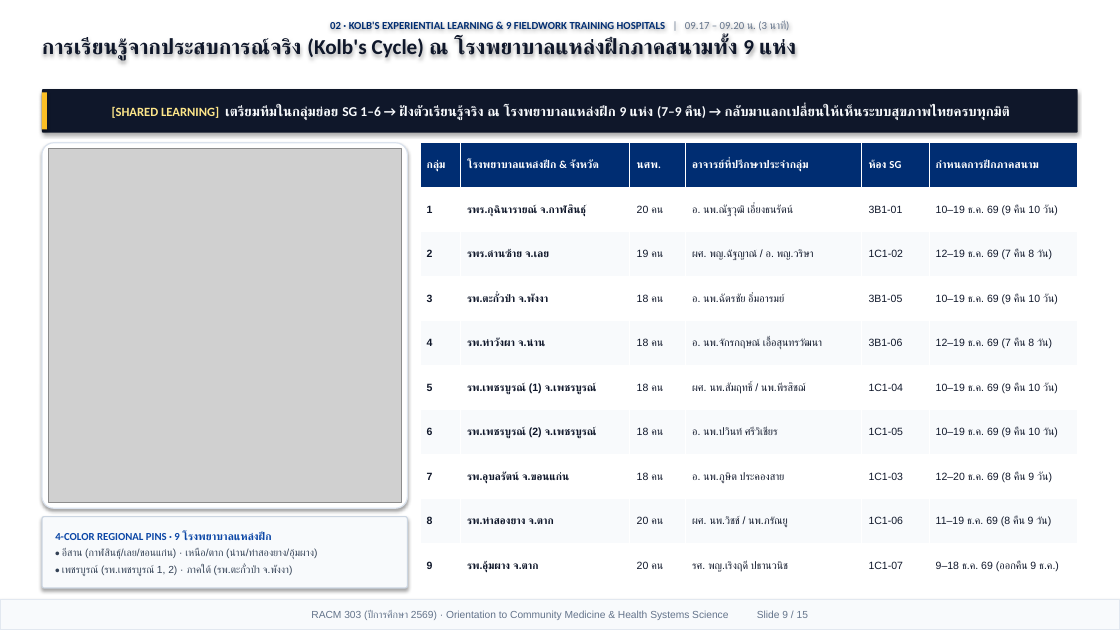
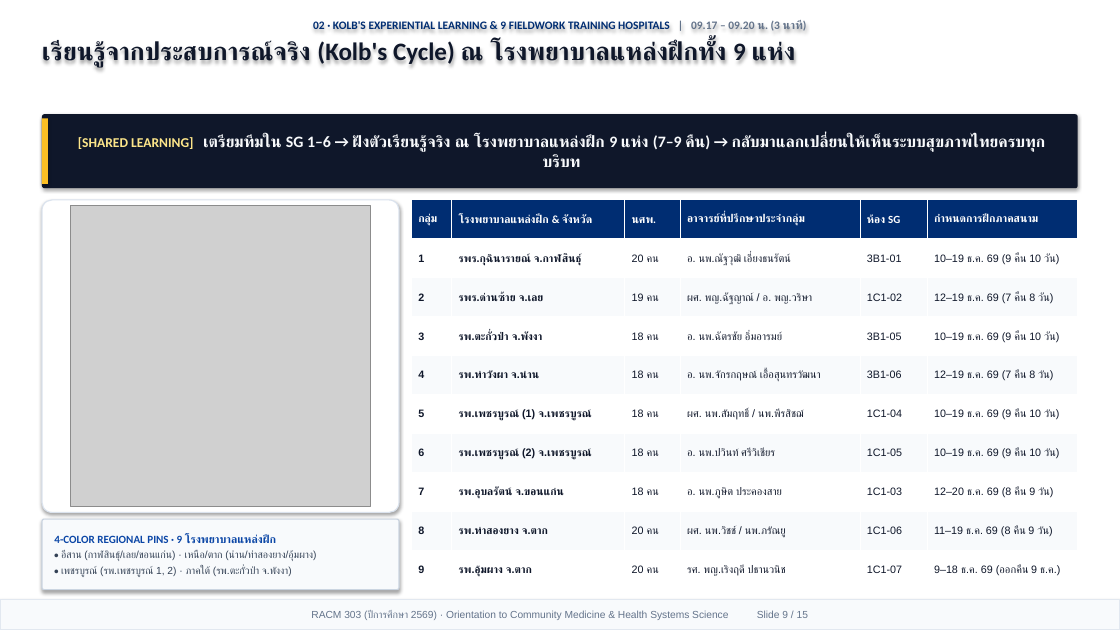
Before and after one commit to smartwoo/racm303-2569, a slide deck: slide 9 of exports/pptx/RACM303_2569_Orientation_Slides.pptx. Drawn at 1120x630 pixels with LibreOffice and Linux fonts; fonts in the diff are those of the drawing; grey boxes stand for pictures. Boxes give left, top, right and bottom in pixels: in the first picture for what was removed or moved away, otherwise in the second. Text is boxed around its words. In the diff, an @@ line names an element or a change of style, - is before the commit and + after.

Commit message:
feat(orientation): Apple Keynote 1/3 header + 2/3 Bento deck, HD original HSS figures with citations, and 6-form-factor responsive design

```diff
--- a/exports/pptx/RACM303_2569_Orientation_Slides.pptx
+++ b/exports/pptx/RACM303_2569_Orientation_Slides.pptx
@@ text at [313,20,807,30]: size 9.2 to 9.8 pt in "02 · KOLB'S EXPERIENTIAL LEARNING & 9 ..."; bold on in "| 09.17 – 09.20 น. (3 นาที)"; more space between paragraphs @@
@@ text at [42,41,796,67]: text changed; size 18.2 to 21.5 pt @@
-การเรียนรู้จากประสบการณ์จริง (Kolb's Cycle) ณ โรงพยาบาลแหล่งฝึกภาคสนามทั้ง 9 แห่ง
+เรียนรู้จากประสบการณ์จริง (Kolb's Cycle) ณ โรงพยาบาลแหล่งฝึกทั้ง 9 แห่ง
@@ rounded rectangle "[SHARED LEARNING] เตรียมทีมใน SG 1–6 ...": place and size @@
-rounded rectangle "[SHARED LEARNING] เตรียมทีมใน SG 1–6 ..." at [42,89,1078,133]
+rounded rectangle "[SHARED LEARNING] เตรียมทีมใน SG 1–6 ..." at [42,114,1078,188]
@@ rectangle: place and size @@
-rectangle at [42,92,47,129]
+rectangle at [42,118,48,184]
@@ text in rounded rectangle at [78,135,1045,168]: text changed; size 11.6 to 13.6 pt @@
-[SHARED LEARNING] เตรียมทีมในกลุ่มย่อย SG 1–6 → ฝังตัวเรียนรู้จริง ณ โรงพยาบาลแหล่งฝึก 9 แห่ง (7–9 คืน) → กลับมาแลกเปลี่ยนให้เห็นระบบสุขภาพไทยครบทุกมิติ
+[SHARED LEARNING] เตรียมทีมใน SG 1–6 → ฝังตัวเรียนรู้จริง ณ โรงพยาบาลแหล่งฝึก 9 แห่ง (7–9 คืน) → กลับมาแลกเปลี่ยนให้เห็นระบบสุขภาพไทยครบทุกบริบท
@@ rounded rectangle: place and size @@
-rounded rectangle at [42,143,408,508]
+rounded rectangle at [42,200,399,513]
@@ picture: place and size @@
-picture at [48,149,401,502]
+picture at [71,206,371,507]
@@ table at [412,200,1078,590] @@
@@ size 9.2 to 9.4 pt in "กลุ่ม", "โรงพยาบาลแหล่งฝึก & จังหวัด", "นศพ.", "อาจารย์ที่ปรึกษาประจำกลุ่ม" and 2 more places @@
@@ size 9 to 9.2 pt in "1", "รพร.กุฉินารายณ์ จ.กาฬสินธุ์", "20 คน", "อ. นพ.ณัฐวุฒิ เอี่ยงธนรัตน์" and 50 more places @@
@@ table: place and size @@
-table at [420,143,1078,588]
+table at [412,200,1078,590]
@@ rounded rectangle "4-COLOR REGIONAL PINS · 9 ...": place and size @@
-rounded rectangle "4-COLOR REGIONAL PINS · 9 ..." at [42,517,408,588]
+rounded rectangle "4-COLOR REGIONAL PINS · 9 ..." at [42,519,399,590]
@@ rounded rectangle "4-COLOR REGIONAL PINS · 9 ..." at [42,519,399,590]: size 9.2 to 9.5 pt in "4-COLOR REGIONAL PINS · 9 โรงพยาบาลแหล่งฝึก" @@
```
Also in this commit, not shown: 13 other slides changed, 1 slide added, 1 slide removed, 6 other files.
